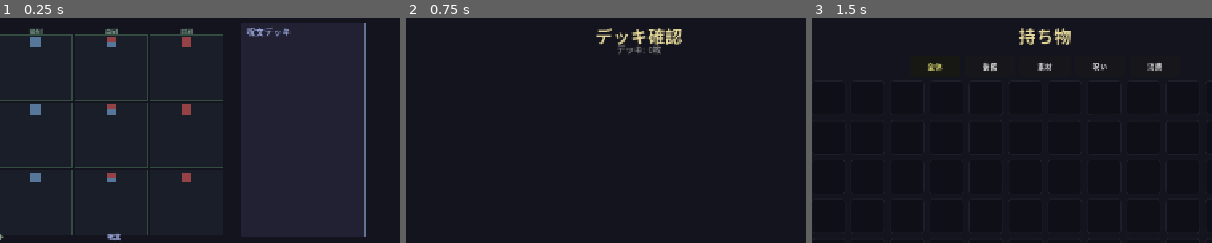
Above: before the commit, frames 1-3 (left to right).
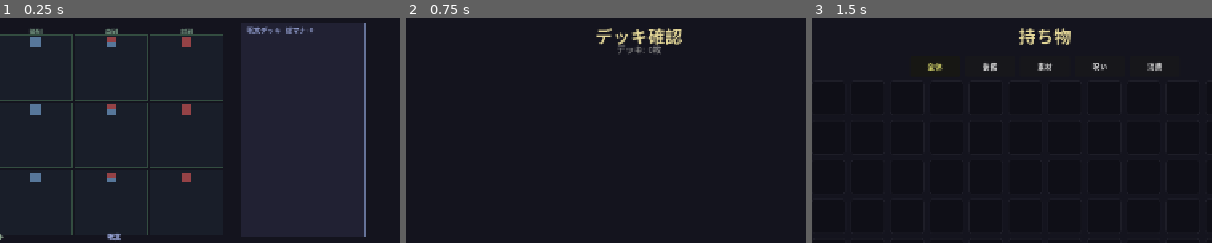
Above: after the commit, the same moments.

Repository: kazumak334-create/dungeon-board-game
Game: Godot game, scene res://scenes/DeckPrep.tscn
Same seed, same stepped clock (60 frames per second), same inputs: the game is played once before the commit and once after it. This scene is started directly instead of the project's main scene.
Inputs:
- Up to frame 1 (0.25 s): no input
- Up to frame 2 (0.75 s): click "デッキ" at 0.5 s
- Up to frame 3 (1.5 s): click "持物" at 1.25 s
The pictures show only the part of the screen within x 21-71%, y 6-56%; the shares and areas given below are measured in that part.

The runs differ from the first frame. In frame 1, 0.3% of the frame differs, in the area x 61-79%, y 3-9%; in frame 2, nothing differs; in frame 3, nothing differs.

Commit message:
feat: #5 呪文デッキのマナ表示追加
## 実装内容
呪文デッキラベルに総マナを追加「呪文デッキ  総マナ: X」
- 位置: 呪文デッキエリアのラベル行に統合
- 色: Color(0.6, 0.65, 0.85)（既存ラベルと同じ）
- フォントサイズ: 11（企画書通り14→11に変更）
- 動的更新: populate_cards()後に自動計算

## 変更ファイル
### DeckPrepBoard.gd
- line 74: _spell_deck_label変数追加
- line 424-430: ラベルテキスト・フォントサイズ変更
- line 937-955: _update_spell_deck_mana()メソッド追加
- line 800: populate_cards()後に_update_spell_deck_mana()呼び出し

Co-Authored-By: Claude Sonnet 4.5 <noreply@anthropic.com>

Diff:
--- a/scripts/DeckPrepBoard.gd
+++ b/scripts/DeckPrepBoard.gd
@@ -70,6 +70,9 @@
 var _drag_offset: Vector2 = Vector2.ZERO
 var _drag_source_idx: int = -1
 var _drag_group_indices: Array = []
+
+# タスク#5: 呪文デッキマナ表示用ラベル
+var _spell_deck_label: Label = null
 
 func build_placement_tab(_tab_container_arg: Control, PL) -> void:
 	tab_container = _tab_container_arg
@@ -416,14 +419,14 @@
 	spell_bg.add_theme_stylebox_override("panel", spell_bg_style)
 	tab_container.add_child(spell_bg)
 
-	# 呪文デッキラベル（項目3: 大きく表示）
-	var spell_lbl = Label.new()
-	spell_lbl.text = "呪文デッキ"
-	spell_lbl.position = Vector2(spell_deck_x + 10.0, spell_deck_y + 4.0)
-	spell_lbl.add_theme_font_size_override("font_size", 14)  # 11→14に拡大
-	spell_lbl.add_theme_color_override("font_color", Color(0.6, 0.65, 0.85))
-	spell_lbl.set_meta("hand_spell_area", true)
-	tab_container.add_child(spell_lbl)
+	# 呪文デッキラベル（項目3: 大きく表示、タスク#5: 総マナ追加）
+	_spell_deck_label = Label.new()
+	_spell_deck_label.text = "呪文デッキ  総マナ: 0"  # タスク#5: 総マナ表示
+	_spell_deck_label.position = Vector2(spell_deck_x + 10.0, spell_deck_y + 4.0)
+	_spell_deck_label.add_theme_font_size_override("font_size", 11)  # タスク#5: 企画書通り11に戻す
+	_spell_deck_label.add_theme_color_override("font_color", Color(0.6, 0.65, 0.85))
+	_spell_deck_label.set_meta("hand_spell_area", true)
+	tab_container.add_child(_spell_deck_label)
 
 	# 呪文カード描画（縦長配置）
 	var spell_cards = _build_spell_cards_list()
@@ -793,6 +796,9 @@
 	# 手持ちカードエリア・呪文デッキエリアの再描画
 	_build_spell_artifact_split()
 
+	# タスク#5: 呪文デッキマナ更新
+	_update_spell_deck_mana()
+
 	# タスク#4: カード再描画完了通知（盤面マナ更新用）
 	if on_cards_populated.is_valid():
 		on_cards_populated.call()
@@ -930,6 +936,27 @@
 	if on_card_pinned.is_valid(): on_card_pinned.call(idx)
 	start_drag_group(idx, [idx], chip, event.global_position)
 
+# タスク#5: 呪文デッキマナ更新
+func _update_spell_deck_mana() -> void:
+	if _spell_deck_label == null:
+		return
+	var spell_mana: int = 0
+	for i in range(GameSession.selected_deck.size()):
+		if i >= GameSession.placement_config.size():
+			continue
+		var config = GameSession.placement_config[i]
+		var row = config.get("row", 0)
+		var col = config.get("col", -1)
+		if row != 0 or col != -1:  # row=0, col=-1が呪文デッキ
+			continue
+		var entry = GameSession.selected_deck[i]
+		var card_name = entry.get("name", "") if entry is Dictionary else str(entry)
+		if CardDB.SPELLS.has(card_name):
+			spell_mana += CardDB.SPELLS[card_name].get("cost", 0)
+		elif CardDB.STATUS_SPELLS.has(card_name):
+			spell_mana += CardDB.STATUS_SPELLS[card_name].get("cost", 0)
+	_spell_deck_label.text = "呪文デッキ  総マナ: %d" % spell_mana
+
 func get_card_color(card_name: String) -> Color:
 	if CardDB.UNITS.has(card_name):
 		return RACE_COLORS.get(CardDB.UNITS[card_name].get("race", ""), DEFAULT_COLOR)
